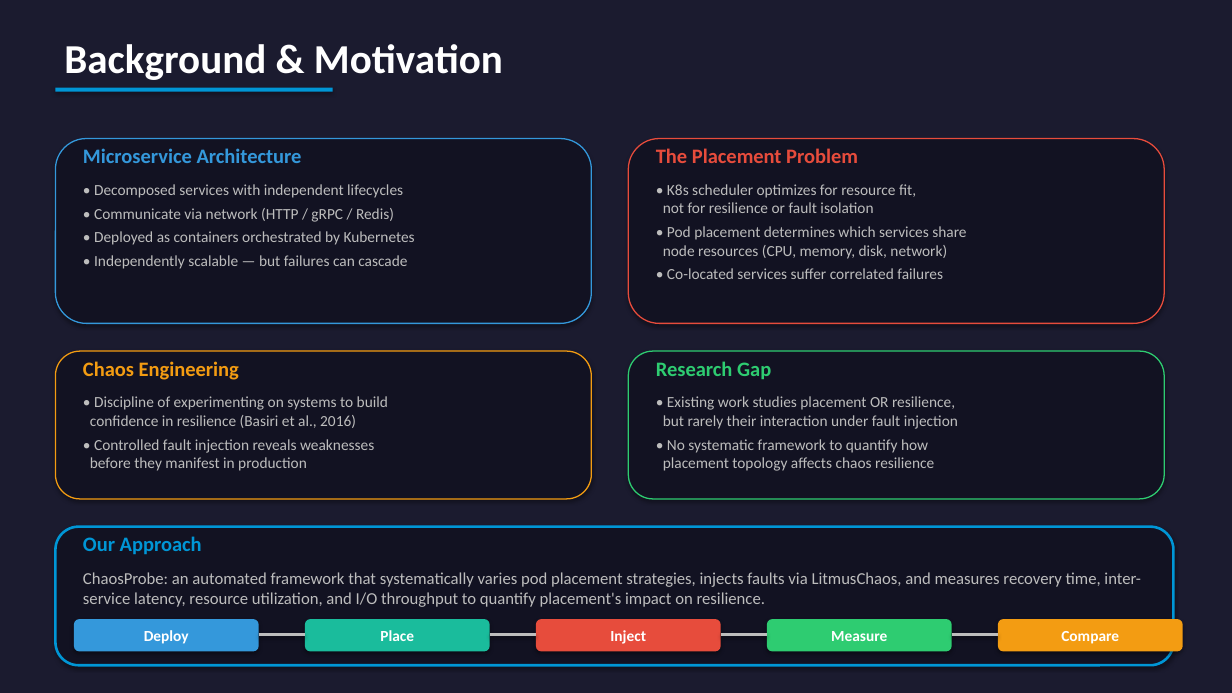
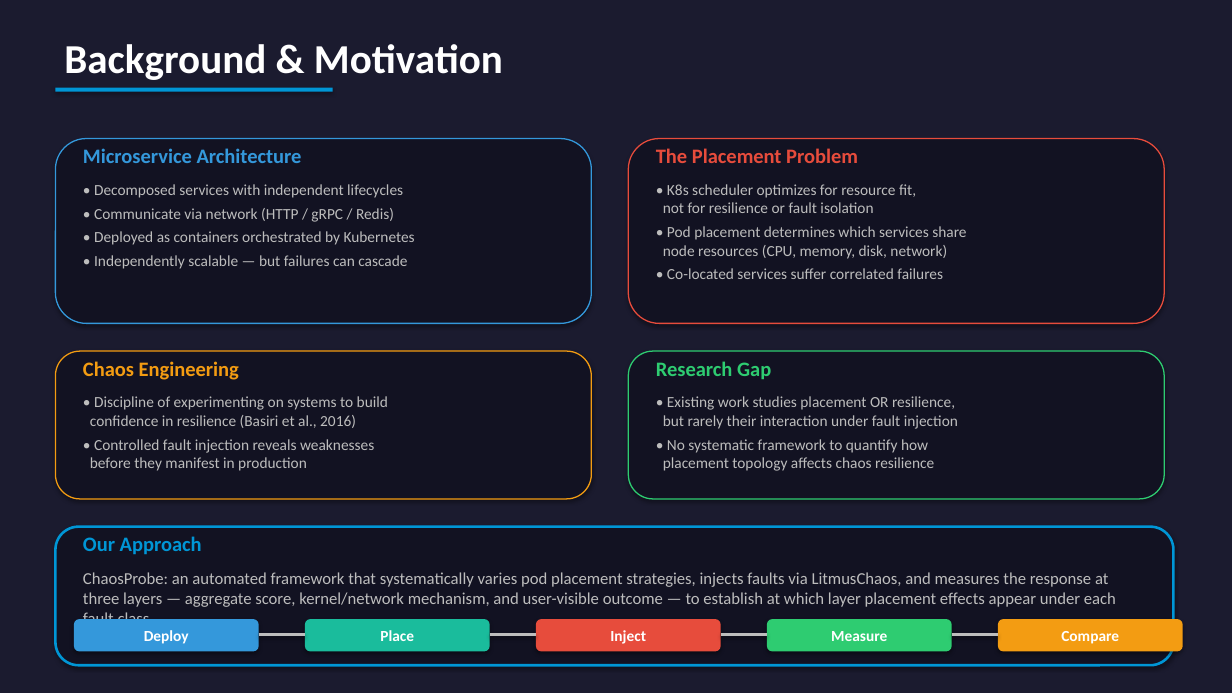
Before and after one commit to yhu02/uva-msc-thesis, a slide deck: slide 2 of ChaosProbe_Presentation.pptx. Drawn at 1232x693 pixels with LibreOffice and Linux fonts; fonts in the diff are those of the drawing. Boxes give left, top, right and bottom in pixels: in the first picture for what was removed or moved away, otherwise in the second. Text is boxed around its words. In the diff, an @@ line names an element or a change of style, - is before the commit and + after.

```diff
--- a/ChaosProbe_Presentation.pptx
+++ b/ChaosProbe_Presentation.pptx
@@ text at (83, 572, 1116, 619): text changed @@
-ChaosProbe: an automated framework that systematically varies pod placement strategies, injects faults via LitmusChaos, and measures recovery time, inter-service latency, resource utilization, and I/O throughput to quantify placement's impact on resilience.
+ChaosProbe: an automated framework that systematically varies pod placement strategies, injects faults via LitmusChaos, and measures the response at three layers — aggregate score, kernel/network mechanism, and user-visible outcome — to establish at which layer placement effects appear under each fault class.
```
Also in this commit, not shown: 6 other slides changed, 7 slides added, 5 slides removed.
